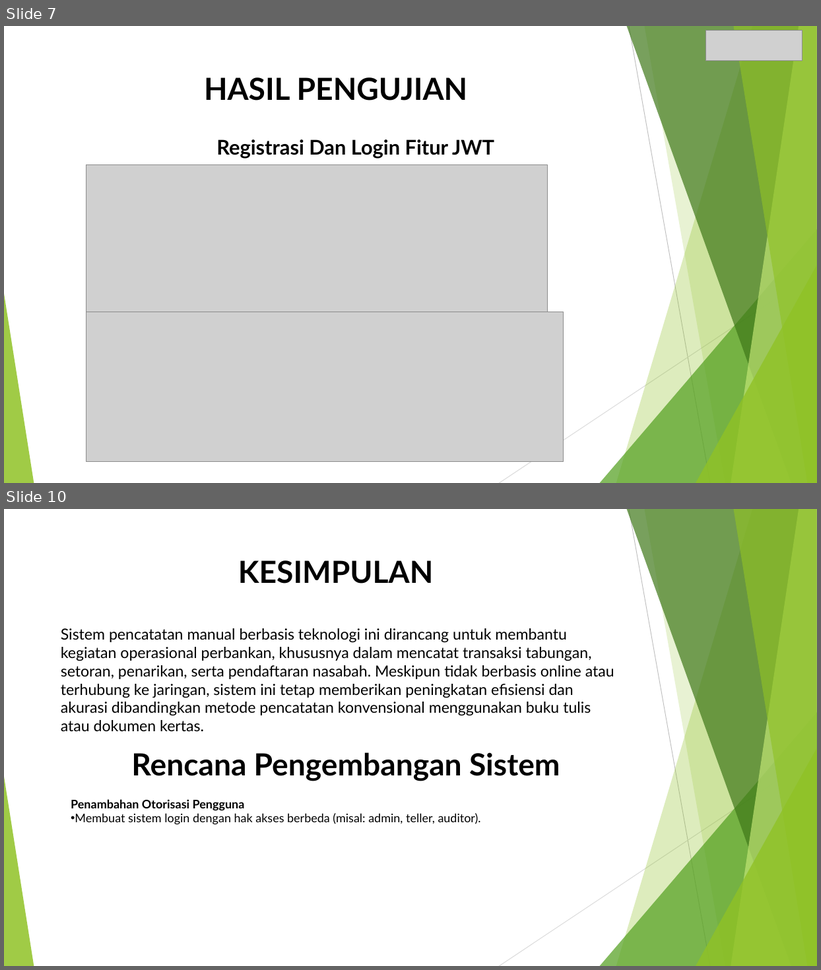
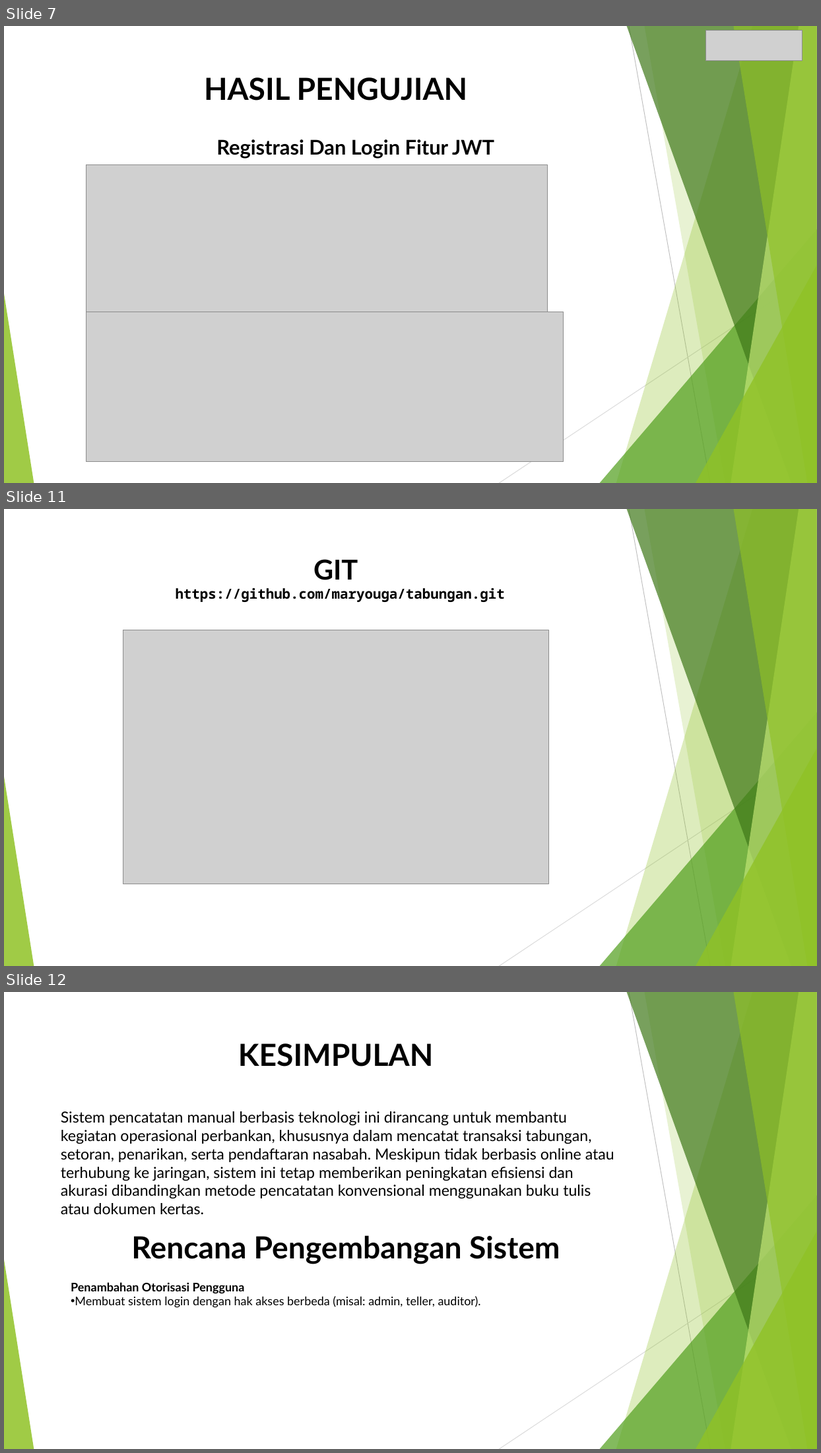
Before and after one commit to maryouga/tabungan, a slide deck: tugas.pptx. Shown one above the other, each under a label of ours: slides 7 and 10 before the commit, slides 7, 11 and 12 after it; the slides between them are not shown. The pictures are 821x970 and 821x1453 pixels, drawn with LibreOffice and Linux fonts; fonts in the diff are those of the drawing; grey boxes stand for pictures. Boxes give left, top, right and bottom in pixels: in the first picture for what was removed or moved away, otherwise in the second. Text is boxed around its words. In the diff, an @@ line names an element or a change of style, - is before the commit and + after.

```diff
--- a/tugas.pptx
+++ b/tugas.pptx
@@ slide 11 added at (4,509,817,966), background #FFFFFF; not listed: 10 template elements that a slide beside it also shows @@
@@ title added at (176,559,505,602), 16.2 pt, text #000000, bold @@
+GIT
+https://github.com/maryouga/tabungan.git
@@ picture added at (123,630,548,884) @@
@@ what was slide 10 is now slide 12 @@
```
Also in this commit, not shown: 2 slides changed, 1 other slide added, 3 other files.
